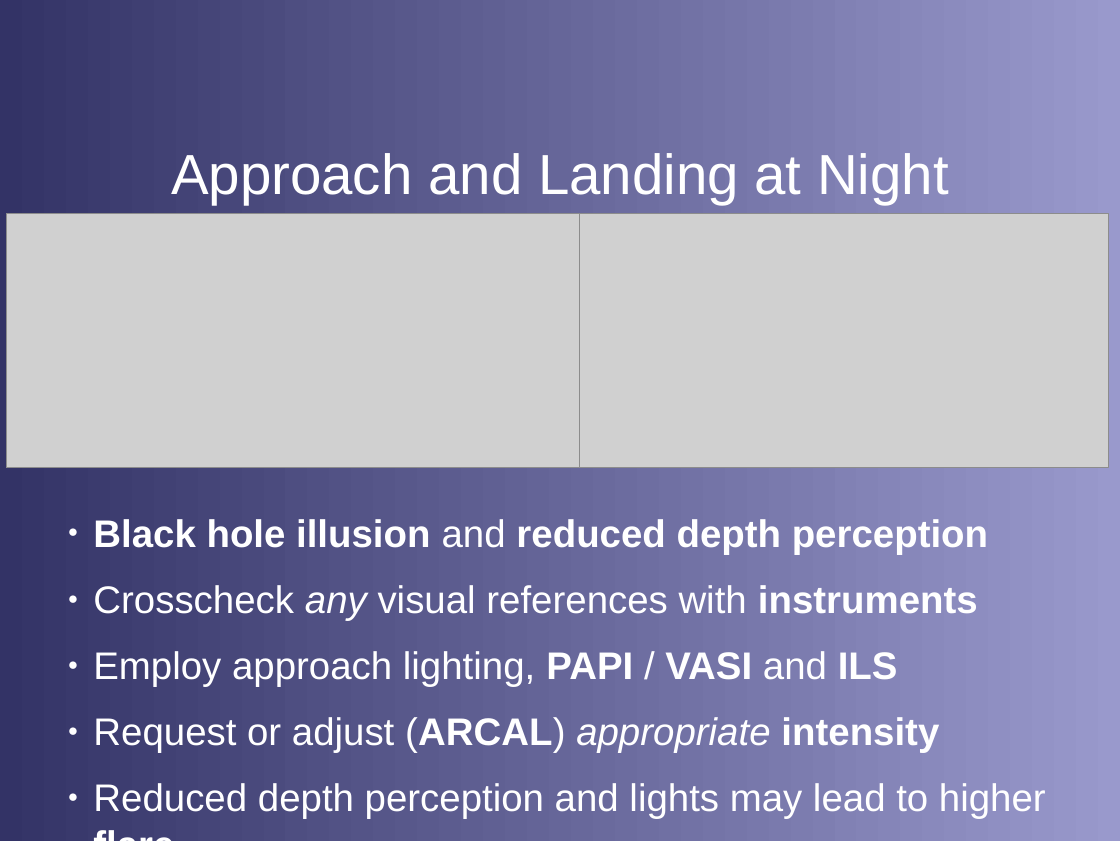
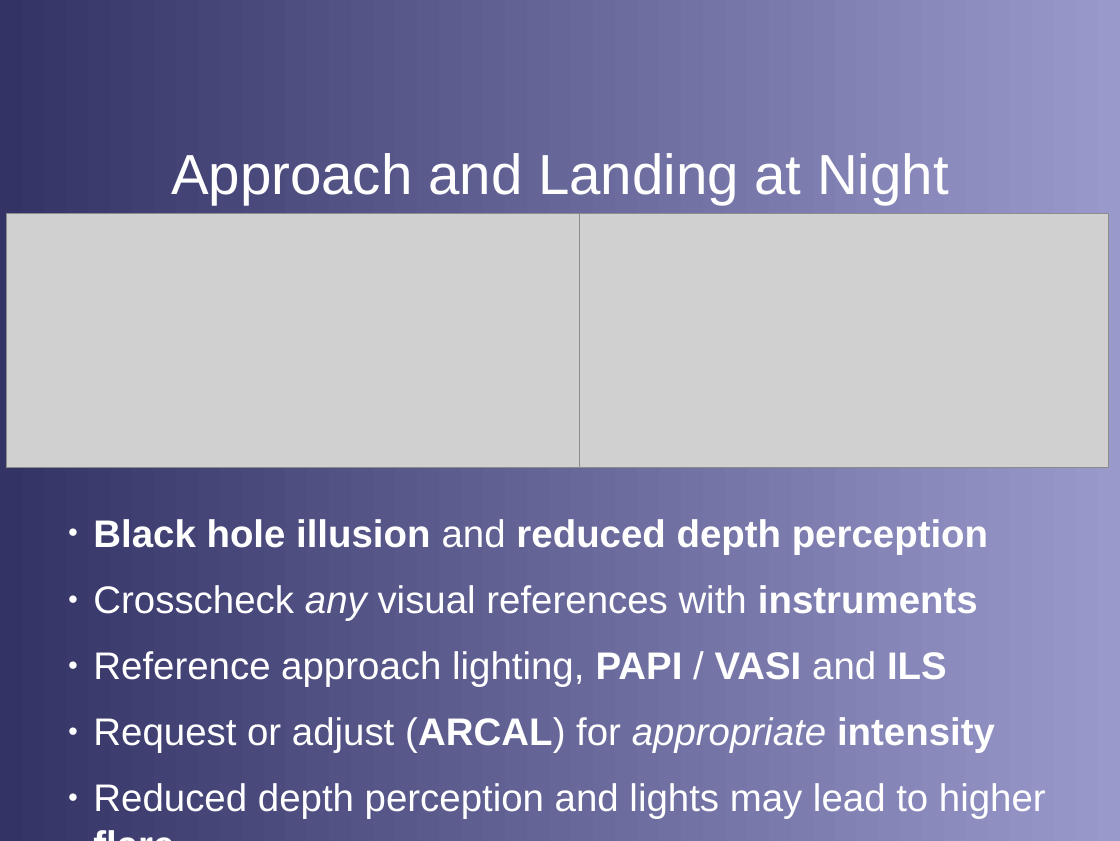
Before and after one commit to stephanheinemann/flight, a slide deck: slide 12 of FI/NightFlying/NightFlying.odp. Drawn at 1120x841 pixels with LibreOffice and Linux fonts; fonts in the diff are those of the drawing; grey boxes stand for pictures; background and template pictures are left out. Boxes give left, top, right and bottom in pixels: in the first picture for what was removed or moved away, otherwise in the second. Text is boxed around its words. In the diff, an @@ line names an element or a change of style, - is before the commit and + after.

Commit message:
extended night flying presenation

```diff
--- a/FI/NightFlying/NightFlying.odp
+++ b/FI/NightFlying/NightFlying.odp
@@ text at <box>93,651,995,753</box>: text changed @@
-● Employ approach lighting, PAPI / VASI and ILS
-● Request or adjust (ARCAL) appropriate intensity
+● Reference approach lighting, PAPI / VASI and ILS
+● Request or adjust (ARCAL) for appropriate intensity
```
Also in this commit, not shown: 5 other slides changed, 2 slides added, 2 slides removed, 10 other files.
